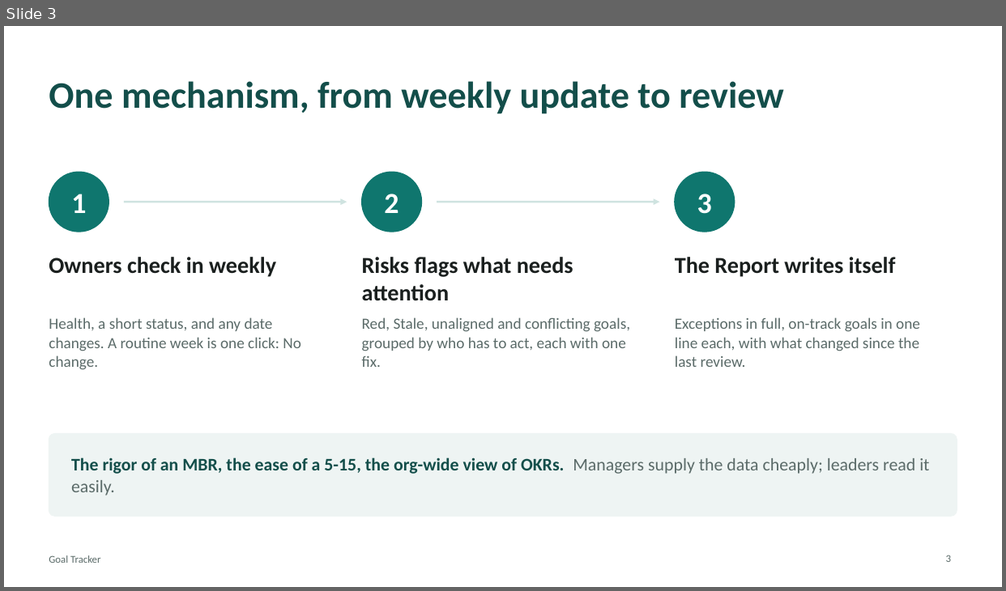
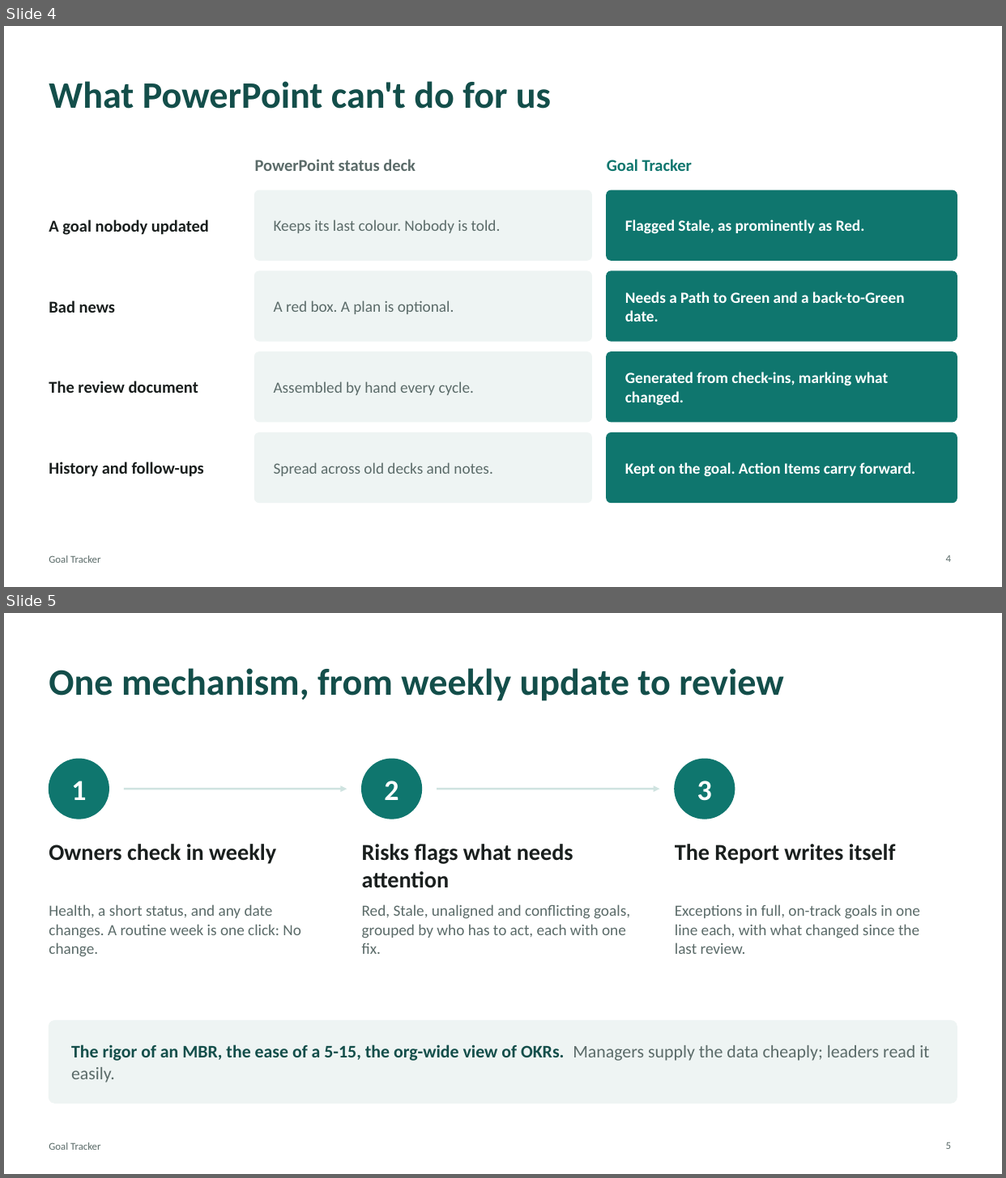
Before and after one commit to zachthieme/goal-tracker, a slide deck: docs/pitch/goal-tracker-pitch.pptx. Shown one above the other, each under a label of ours: slide 3 before the commit, slides 4 and 5 after it. The pictures are 1006x591 and 1006x1178 pixels, drawn with LibreOffice and Linux fonts; fonts in the diff are those of the drawing. Boxes give left, top, right and bottom in pixels: in the first picture for what was removed or moved away, otherwise in the second. Text is boxed around its words. In the diff, an @@ line names an element or a change of style, - is before the commit and + after.

```diff
--- a/docs/pitch/goal-tracker-pitch.pptx
+++ b/docs/pitch/goal-tracker-pitch.pptx
@@ slide 4 added at [4,26,1002,587], background #FFFFFF; not listed: 1 template element that a slide beside it also shows @@
@@ title added at [49,81,551,109], 36 pt, text #134E4A, bold @@
+What PowerPoint can't do for us
@@ text added at [255,159,415,171], 16 pt, text #5B6B69, bold @@
+PowerPoint status deck
@@ text added at [607,159,692,171], 16 pt, text #0F766E, bold @@
+Goal Tracker
@@ rounded rectangle added at [255,190,592,260], fill #EEF4F3, outline #EEF4F3 1 pt @@
@@ rounded rectangle added at [607,190,957,260], fill #0F766E, outline #0F766E 1 pt @@
@@ text added at [49,220,209,235], 16 pt, text #1A1F1E, bold @@
+A goal nobody updated
@@ text added at [274,220,501,233], 15 pt, text #5B6B69 @@
+Keeps its last colour. Nobody is told.
@@ text added at [625,220,865,234], 15 pt, text #FFFFFF, bold @@
+Flagged Stale, as prominently as Red.
@@ rounded rectangle added at [255,271,592,341], fill #EEF4F3, outline #EEF4F3 1 pt @@
@@ rounded rectangle added at [607,271,957,341], fill #0F766E, outline #0F766E 1 pt @@
@@ text added at [625,292,905,322], 15 pt, text #FFFFFF, bold @@
+Needs a Path to Green and a back-to-Green date.
@@ text added at [49,301,115,313], 16 pt, text #1A1F1E, bold @@
+Bad news
@@ text added at [274,301,454,314], 15 pt, text #5B6B69 @@
+A red box. A plan is optional.
@@ rounded rectangle added at [255,352,592,422], fill #EEF4F3, outline #EEF4F3 1 pt @@
@@ rounded rectangle added at [607,352,957,422], fill #0F766E, outline #0F766E 1 pt @@
@@ text added at [49,381,198,393], 16 pt, text #1A1F1E, bold @@
+The review document
@@ text added at [274,382,475,395], 15 pt, text #5B6B69 @@
+Assembled by hand every cycle.
@@ text added at [625,372,889,406], 15 pt, text #FFFFFF, bold @@
+Generated from check-ins, marking what changed.
@@ rounded rectangle added at [255,433,592,503], fill #EEF4F3, outline #EEF4F3 1 pt @@
@@ rounded rectangle added at [607,433,957,503], fill #0F766E, outline #0F766E 1 pt @@
@@ text added at [49,462,204,477], 16 pt, text #1A1F1E, bold @@
+History and follow-ups
@@ text added at [274,463,492,476], 15 pt, text #5B6B69 @@
+Spread across old decks and notes.
@@ text added at [625,463,915,477], 15 pt, text #FFFFFF, bold @@
+Kept on the goal. Action Items carry forward.
@@ page number added at [946,556,951,562], 10 pt, text #5B6B69 @@
+4
@@ what was slide 3 is now slide 5 @@
```
Also in this commit, not shown: 5 slides changed, 4 other slides added, 3 slides removed, 4 other files.
